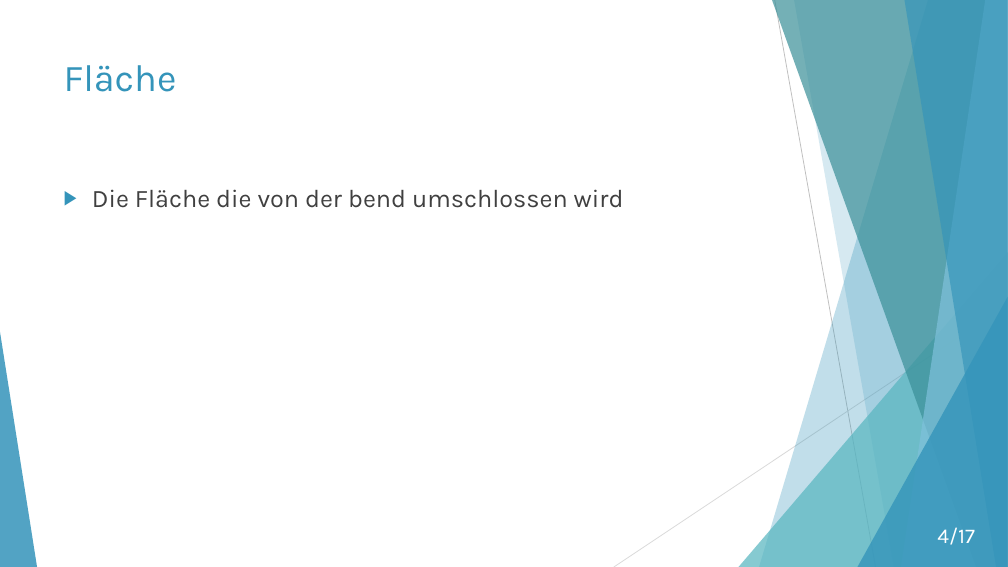
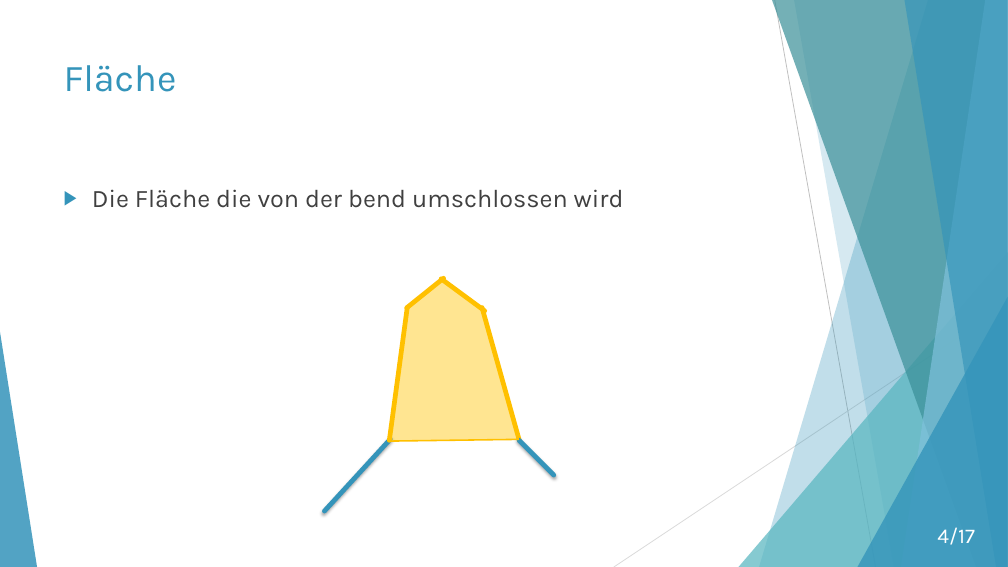
Before and after one commit to moritzhe/algokarto, a slide deck: slide 4 of Wang-Müller.pptx. Drawn at 1008x567 pixels with LibreOffice and Linux fonts; fonts in the diff are those of the drawing. Boxes give left, top, right and bottom in pixels: in the first picture for what was removed or moved away, otherwise in the second. Text is boxed around its words. In the diff, an @@ line names an element or a change of style, - is before the commit and + after.

```diff
--- a/Wang-Müller.pptx
+++ b/Wang-Müller.pptx
@@ freeform shape added at bbox=[389, 279, 518, 441], fill #FFC301 at 43% opacity, outline #FFC000 1.5 pt @@
@@ line added from (407, 308) to (444, 278), #FFC000 4.5 pt @@
@@ line added from (442, 279) to (485, 311), #FFC000 4.5 pt @@
@@ line added from (389, 440) to (408, 308), #FFC000 4.5 pt @@
@@ line added from (482, 308) to (520, 440), #FFC000 4.5 pt @@
@@ line added from (324, 511) to (390, 439), #3494BA 4.5 pt @@
@@ line added from (520, 440) to (554, 475), #3494BA 4.5 pt @@
```
Also in this commit, not shown: 2 other slides changed, 1 slide added, 1 slide removed.
